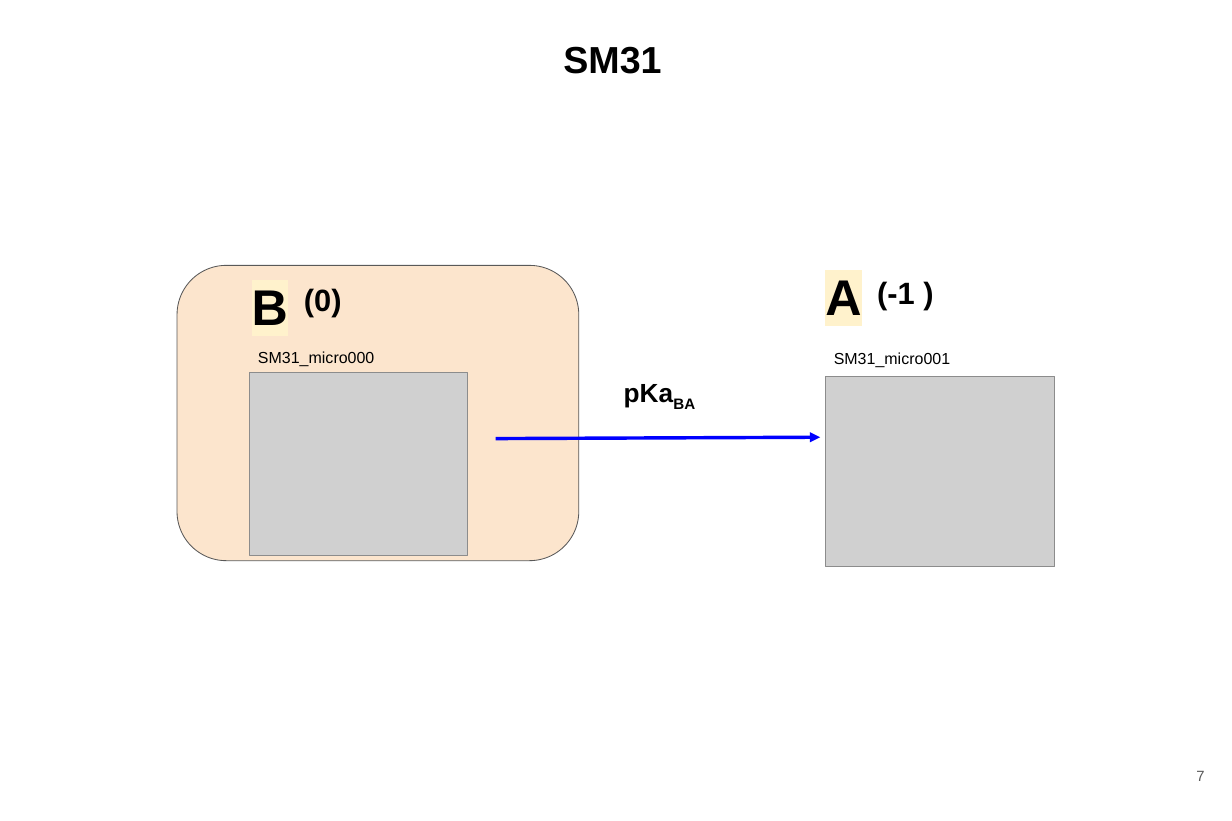
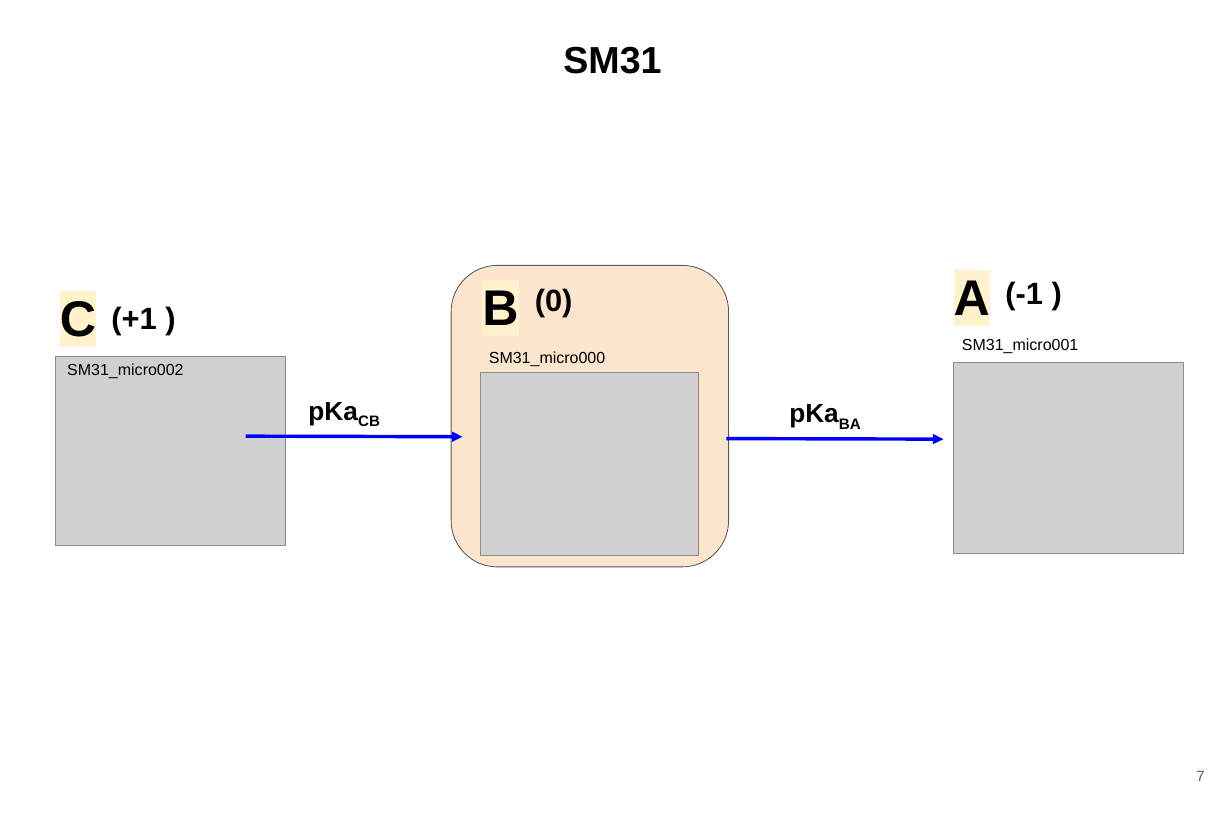
Before and after one commit to samplchallenges/SAMPL7, a slide deck: slide 7 of physical_property/pKa/transition_networks/transition-networks.pptx. Drawn at 1232x821 pixels with LibreOffice and Linux fonts; fonts in the diff are those of the drawing; grey boxes stand for pictures. Boxes give left, top, right and bottom in pixels: in the first picture for what was removed or moved away, otherwise in the second. Text is boxed around its words. In the diff, an @@ line names an element or a change of style, - is before the commit and + after.

```diff
--- a/physical_property/pKa/transition_networks/transition-networks.pptx
+++ b/physical_property/pKa/transition_networks/transition-networks.pptx
@@ rounded rectangle: place and size @@
-rounded rectangle at (177, 265, 579, 561)
+rounded rectangle at (451, 265, 729, 567)
@@ text "A": place and size @@
-text "A" at (825, 280, 861, 315)
+text "A" at (954, 280, 990, 315)
@@ text "(-1 )": place and size @@
-text "(-1 )" at (877, 281, 915, 310)
+text "(-1 )" at (1005, 281, 1043, 310)
@@ 3 texts, 1 picture: place and size @@
-3 texts, 1 picture at (250, 288, 467, 555)
+3 texts, 1 picture at (480, 288, 698, 555)
@@ text "SM31_micro001": place and size @@
-text "SM31_micro001" at (834, 352, 950, 368)
+text "SM31_micro001" at (962, 338, 1078, 354)
@@ group added at (56, 301, 462, 546): 4 texts, 1 picture, 1 arrow @@
+C
+(+1 )
+SM31_micro002
+pKaCB
@@ text "pKaBA": place and size @@
-text "pKaBA" at (613, 365, 719, 406)
+text "pKaBA" at (779, 385, 885, 425)
@@ picture: place and size @@
-picture at (825, 376, 1055, 567)
+picture at (954, 362, 1183, 553)
@@ arrow moved from (495, 439) - (821, 438) to (726, 439) - (943, 439) @@
```
Also in this commit, not shown: 9 other slides changed, 1 other file.
